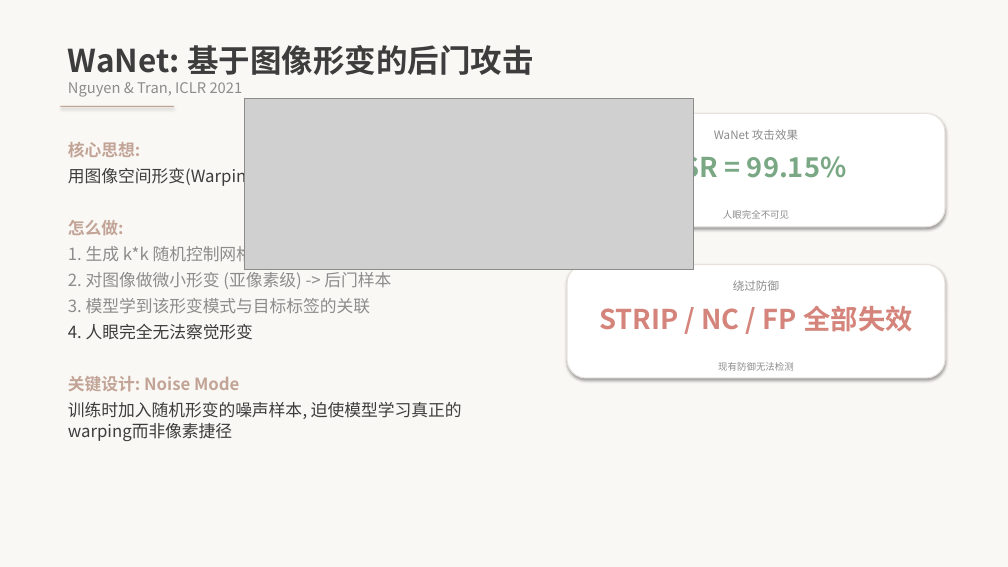
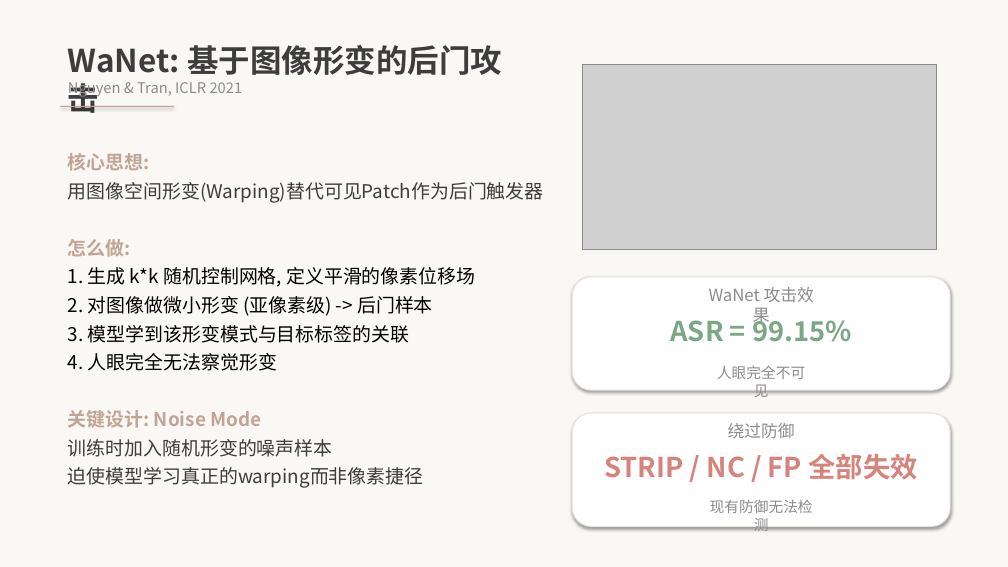
Before and after one commit to axgo-ja/NIS3353, a slide deck: slide 3 of WaNet答辩.pptx. Drawn at 1008x567 pixels with LibreOffice and Linux fonts; fonts in the diff are those of the drawing; grey boxes stand for pictures. Boxes give left, top, right and bottom in pixels: in the first picture for what was removed or moved away, otherwise in the second. Text is boxed around its words. In the diff, an @@ line names an element or a change of style, - is before the commit and + after.

```diff
--- a/WaNet答辩.pptx
+++ b/WaNet答辩.pptx
@@ text "WaNet: 基于图像形变的后门攻击" rewrapped from (68, 45, 533, 75) to (68, 45, 502, 75) @@
@@ picture added at (582, 64, 936, 249) @@
@@ picture removed at (244, 98, 693, 269) @@
@@ text "核心思想:": place and size @@
-text "核心思想:" at (68, 142, 490, 441)
+text "核心思想:" at (68, 153, 544, 488)
@@ text at (68, 153, 544, 428): size 16 to 18 pt in "核心思想:", "用图像空间形变(Warping)替代可见Patch作为后门触发器", "怎么做:", "1. 生成 k*k 随机控制网格, 定义平滑的像素位移场" and 4 more places; text colour #8C8C8C to #000000 in "1. 生成 k*k 随机控制网格, 定义平滑的像素位移场", "2. 对图像做微小形变 (亚像素级) -> 后门样本", "3. 模型学到该形变模式与目标标签的关联"; text colour #3D3D3D to #000000 in "4. 人眼完全无法察觉形变" @@
@@ rounded rectangle: place and size @@
-rounded rectangle at (567, 113, 945, 227)
+rounded rectangle at (572, 277, 951, 390)
@@ text "WaNet 攻击效果": place and size @@
-text "WaNet 攻击效果" at (714, 129, 798, 140)
+text "WaNet 攻击效果" at (709, 287, 814, 326)
@@ text "WaNet 攻击效果" at (709, 287, 814, 326): size 11 to 16 pt @@
@@ text "ASR = 99.15%" rewrapped from (665, 150, 847, 185) to (670, 314, 852, 342) @@
@@ text "人眼完全不可见": place and size @@
-text "人眼完全不可见" at (723, 210, 789, 219)
+text "人眼完全不可见" at (717, 366, 805, 397)
@@ text "人眼完全不可见" at (717, 366, 805, 397): size 9 to 14 pt @@
@@ rounded rectangle: place and size @@
-rounded rectangle at (567, 265, 945, 378)
+rounded rectangle at (572, 413, 951, 526)
@@ text "绕过防御" at (728, 423, 795, 438): size 11 to 16 pt @@
@@ text "绕过防御": place and size @@
-text "绕过防御" at (733, 280, 779, 291)
+text "绕过防御" at (728, 423, 795, 438)
@@ text at (68, 439, 424, 488): text changed; size 16 to 18 pt @@
-训练时加入随机形变的噪声样本, 迫使模型学习真正的warping而非像素捷径
+训练时加入随机形变的噪声样本
+迫使模型学习真正的warping而非像素捷径
@@ text "STRIP / NC / FP ...": place and size @@
-text "STRIP / NC / FP ..." at (599, 306, 912, 332)
+text "STRIP / NC / FP ..." at (604, 454, 918, 480)
@@ text "现有防御无法检测" at (710, 500, 813, 531): size 9 to 14 pt @@
@@ text "现有防御无法检测": place and size @@
-text "现有防御无法检测" at (718, 362, 794, 371)
+text "现有防御无法检测" at (710, 500, 813, 531)
```
Also in this commit, not shown: 14 other slides changed, 7 other files.
